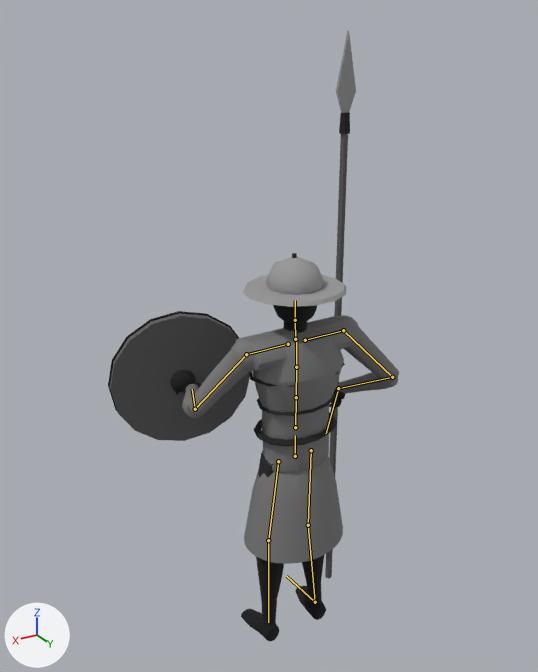
The FBX model animation/fbx/SK_Char_guard.fbx: old version first, new version second.
The view is the same before and after, from a 50 mm lens placed at (1.5, 2.28, 2.67), pointed at (-0.01, -0.24, 1.42). Every picture has the same lights, and +X, +Y and +Z are marked at lower left. The older version comes first. The bones that change, and the others that lie on the model, are drawn over the model as lines.

In view in the first picture: 'Body'.
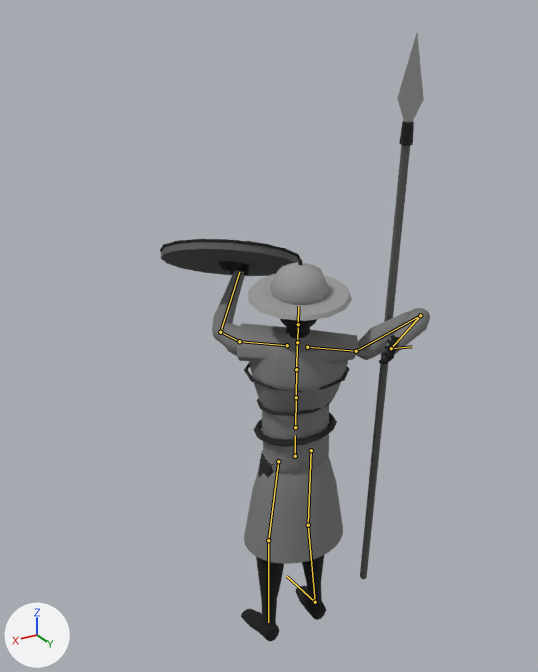
The newer file adds an action. The first version stands in its rest pose; the second is drawn at frame 10 of the action 'Rig|Throw'.

Edits to the bpy script that builds the scene:
```text
Change bone_spine1:
    where bone_spine1 = bpy.data.objects['Rig'].pose.bones['Spine1']  # child of 'Spine'
    bone_spine1.rotation_quaternion: (1.0, 0.0, 0.0, 0.0) -> (0.964, -0.067, -0.255, -0.018)  # degrees (0, 0, 0) -> degrees (-8, -30, 0)
Change bone_chest:
    where bone_chest = bpy.data.objects['Rig'].pose.bones['Chest']  # child of 'Spine1'
    bone_chest.rotation_quaternion: (1.0, 0.0, 0.0, 0.0) -> (0.996, 0.0, -0.086, 0.0)  # degrees (0, 0, 0) -> degrees (0, -10, 0)
Change bone_upperarm_l:
    where bone_upperarm_l = bpy.data.objects['Rig'].pose.bones['UpperArm.L']  # child of 'Shoulder.L'
    bone_upperarm_l.rotation_quaternion: (1.0, 0.0, 0.0, 0.0) -> (0.895, -0.265, -0.331, -0.139)  # degrees (0, 0, 0) -> degrees (-31, -42, -6)
Change bone_upperarm_r:
    where bone_upperarm_r = bpy.data.objects['Rig'].pose.bones['UpperArm.R']  # child of 'Shoulder.R'
    bone_upperarm_r.rotation_quaternion: (1.0, 0.0, 0.0, 0.0) -> (0.269, -0.607, 0.717, 0.213)  # degrees (0, 0, 0) -> degrees (2, 140, 81)
Change bone_forearm_r:
    where bone_forearm_r = bpy.data.objects['Rig'].pose.bones['Forearm.R']  # child of 'UpperArm.R'
    bone_forearm_r.rotation_quaternion: (1.0, 0.0, 0.0, 0.0) -> (0.823, -0.159, -0.208, -0.504)  # degrees (0, 0, 0) -> degrees (-3, -30, -62)
```

Location of each change, [x1, y1, x2, y2] in pixels of the pictures (538 x 672 px):
'Body', posed
    before: [108, 31, 399, 641]
    after: [160, 33, 430, 641]
bone 'Spine1', root to tip
    before: (296, 397) to (296, 367)
    after: (296, 397) to (296, 369)
bone 'Chest', root to tip
    before: (296, 367) to (296, 340)
    after: (296, 369) to (297, 344)
bone 'UpperArm.L', root to tip
    before: (246, 354) to (195, 409)
    after: (239, 341) to (220, 332)
bone 'UpperArm.R', root to tip
    before: (343, 330) to (392, 377)
    after: (356, 351) to (420, 315)
bone 'Forearm.R', root to tip
    before: (392, 377) to (338, 388)
    after: (420, 315) to (391, 348)
